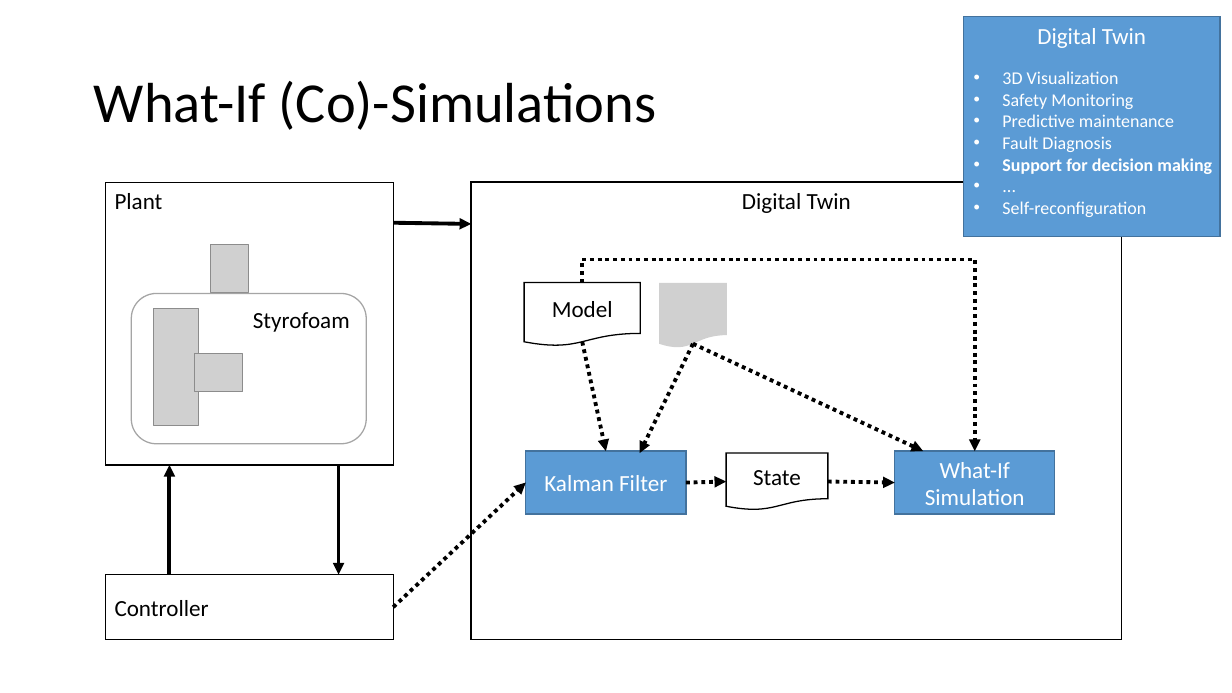
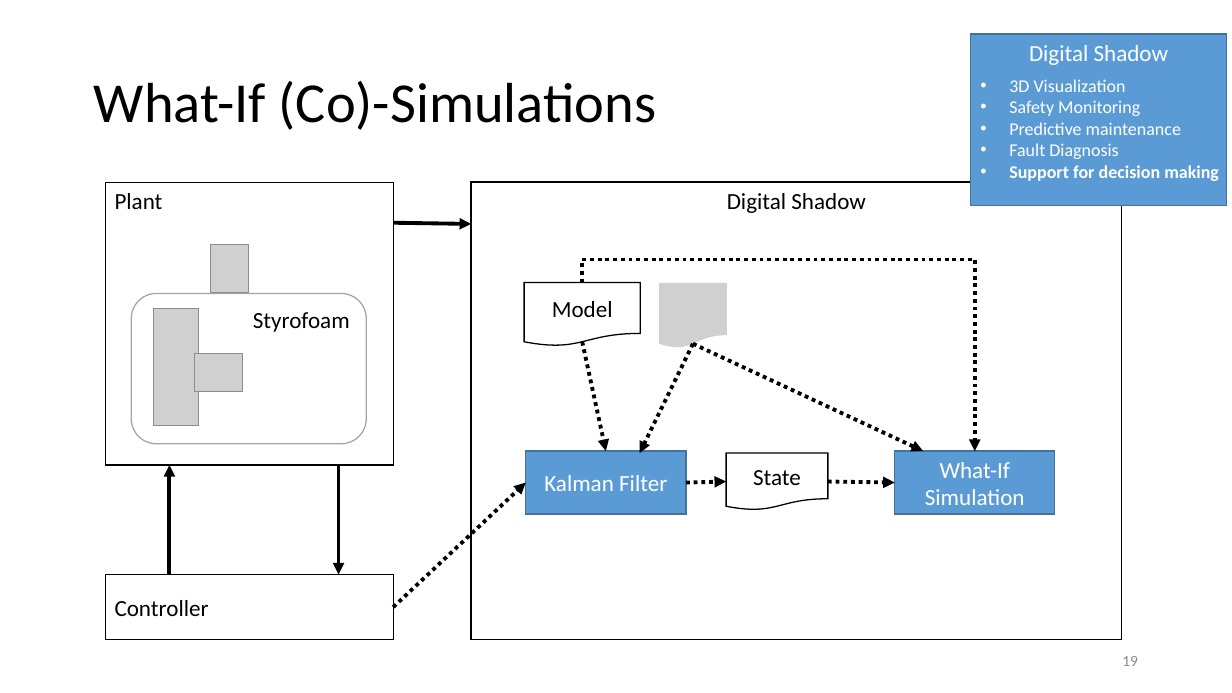
Before and after one commit to INTO-CPS-Association/example_digital-twin_incubator, a slide deck: slide 19 of notes/presentations/DigitLunch_17_December.pptx (slide 17 before the commit). Drawn at 1232x693 pixels with LibreOffice and Linux fonts; fonts in the diff are those of the drawing; grey boxes stand for pictures. Boxes give left, top, right and bottom in pixels: in the first picture for what was removed or moved away, otherwise in the second. Text is boxed around its words. In the diff, an @@ line names an element or a change of style, - is before the commit and + after.

```diff
--- a/notes/presentations/DigitLunch_17_December.pptx
+++ b/notes/presentations/DigitLunch_17_December.pptx
@@ rectangle "Digital Shadow": place and size @@
-rectangle "Digital Shadow" at box(964, 17, 1220, 237)
+rectangle "Digital Shadow" at box(970, 34, 1226, 206)
@@ text in rectangle at box(1029, 45, 1168, 65): text changed @@
-Digital Twin
+Digital Shadow
@@ text "3D Visualization": place and size @@
-text "3D Visualization" at box(1002, 71, 1212, 217)
+text "3D Visualization" at box(1009, 79, 1219, 181)
@@ text in rectangle at box(727, 193, 865, 213): text changed @@
-Digital Twin
+Digital Shadow
@@ text at box(1002, 201, 1146, 217): paragraphs removed @@
-• ...
-• Self-reconfiguration
@@ page number added at box(1122, 656, 1138, 666), 12 pt, text #8C8C8C @@
+19
```
Also in this commit, not shown: 23 other slides changed, 3 slides added.
